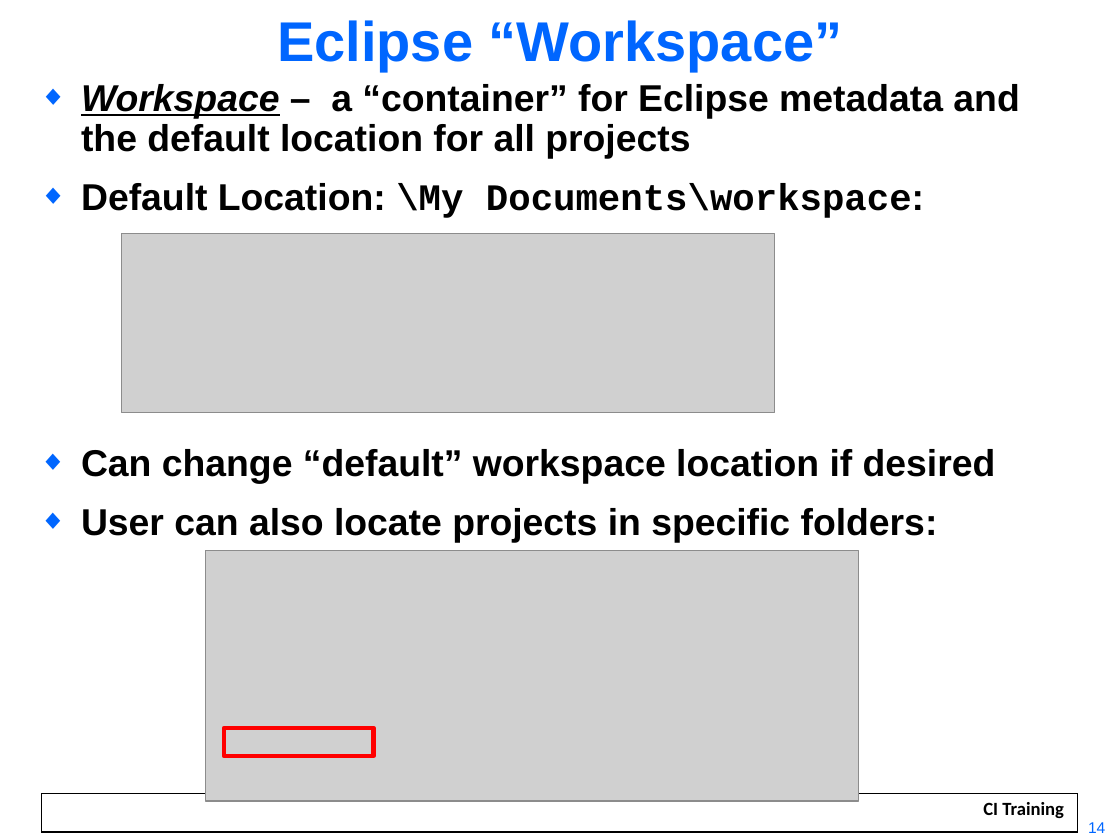
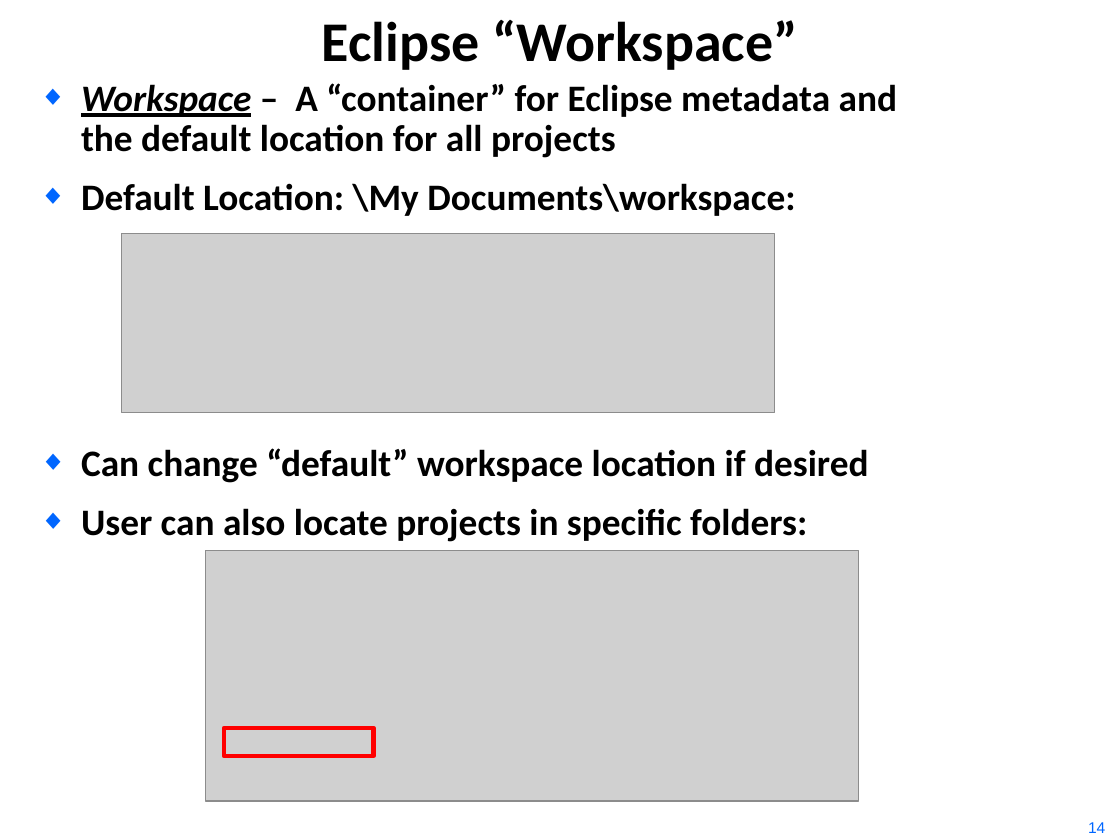
Before and after one commit to hari1989/keystone-workshop, a slide deck: slide 14 of slides/Intro to CCSv5.pptx. Drawn at 1120x840 pixels with LibreOffice and Linux fonts; fonts in the diff are those of the drawing; grey boxes stand for pictures; background and template pictures are left out. Boxes give left, top, right and bottom in pixels: in the first picture for what was removed or moved away, otherwise in the second. Text is boxed around its words. In the diff, an @@ line names an element or a change of style, - is before the commit and + after.

Commit message:
Updates for Pittsburgh Training

```diff
--- a/slides/Intro to CCSv5.pptx
+++ b/slides/Intro to CCSv5.pptx
@@ title "Eclipse “Workspace”" at [322,20,798,70]: font Arial to Calibri, text colour #0066FF to #000000 @@
@@ text at [81,83,897,158]: text changed; font Arial to Calibri @@
-◆ Workspace – a “container” for Eclipse metadata and
-  the default location for all projects
+◆ Workspace – A “container” for Eclipse metadata and
+  the default location for all projects
@@ text at [81,183,795,216]: font Arial to Calibri in "Default Location: Documents\workspace:"; font Courier New to Calibri in "\My Documents\workspace:" @@
@@ text "Can change “default” workspace location ..." at [81,448,869,542]: font Arial to Calibri @@
@@ rectangle added at [28,787,1092,834], fill #FFFFFF @@
@@ rectangle removed at [41,793,1079,832] @@
@@ text removed at [983,802,1064,818] @@
-CI Training
```
Also in this commit, not shown: 22 other slides changed, 20 other files.
